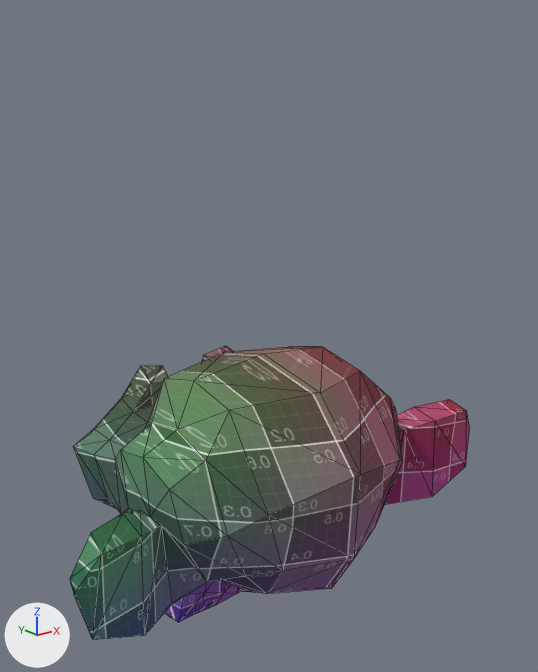
One commit to the glTF model vl.vlabs.com.ua/vlabs2/src/vlabs/vlab.base/scenes/first.scene/resources/3d/first.scene.glb: the scene before it, then after it.
The view is the same before and after, from a camera (50 mm lens) standing at (-2.42, -3.15, 2.31) and looking at (0.1, 0.0, 1.05). Every picture has the same lights, and +X, +Y and +Z are marked at lower left. Mesh edges are drawn as thin lines. Where no turn or scale is listed for an object, it has been applied to the vertices.

Names of what the first picture shows: 'Suzanne'.
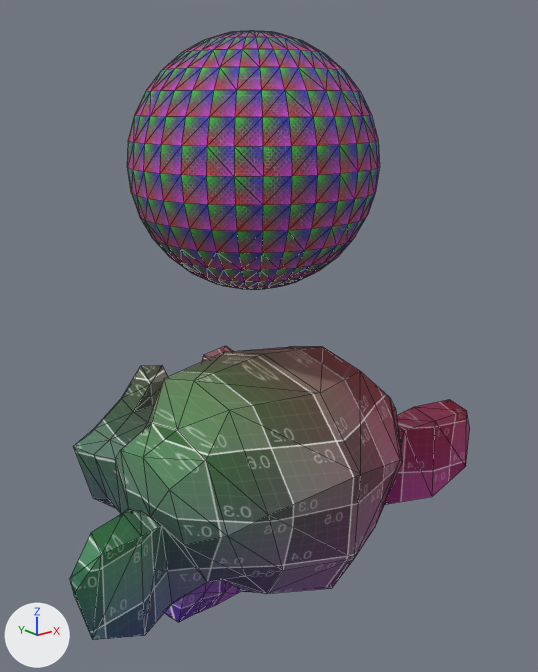
Changed parts and their boxes [x1, y1, x2, y2] in the pictures (538 x 672 px):
'Sphere', added
    after: [127, 30, 379, 290]

Diff of the bpy script that builds the scene:
```diff
--- a/vl.vlabs.com.ua/vlabs2/src/vlabs/vlab.base/scenes/first.scene/resources/3d/first.scene.glb.py
+++ b/vl.vlabs.com.ua/vlabs2/src/vlabs/vlab.base/scenes/first.scene/resources/3d/first.scene.glb.py
@@ me_sphere @@
+me_sphere.from_pydata(...)  # a UV sphere (32 segments, 16 rings, poles along z) spanning x -0.648..0.648, y -0.648..0.648, z -0.648..0.648
+me_sphere.materials.append(mat_suzannematerial)
@@ ob_sphere @@
+ob_sphere = bpy.data.objects.new('Sphere', me_sphere)
+ob_sphere.location = (0.0, 0.0, 2.0)
```
